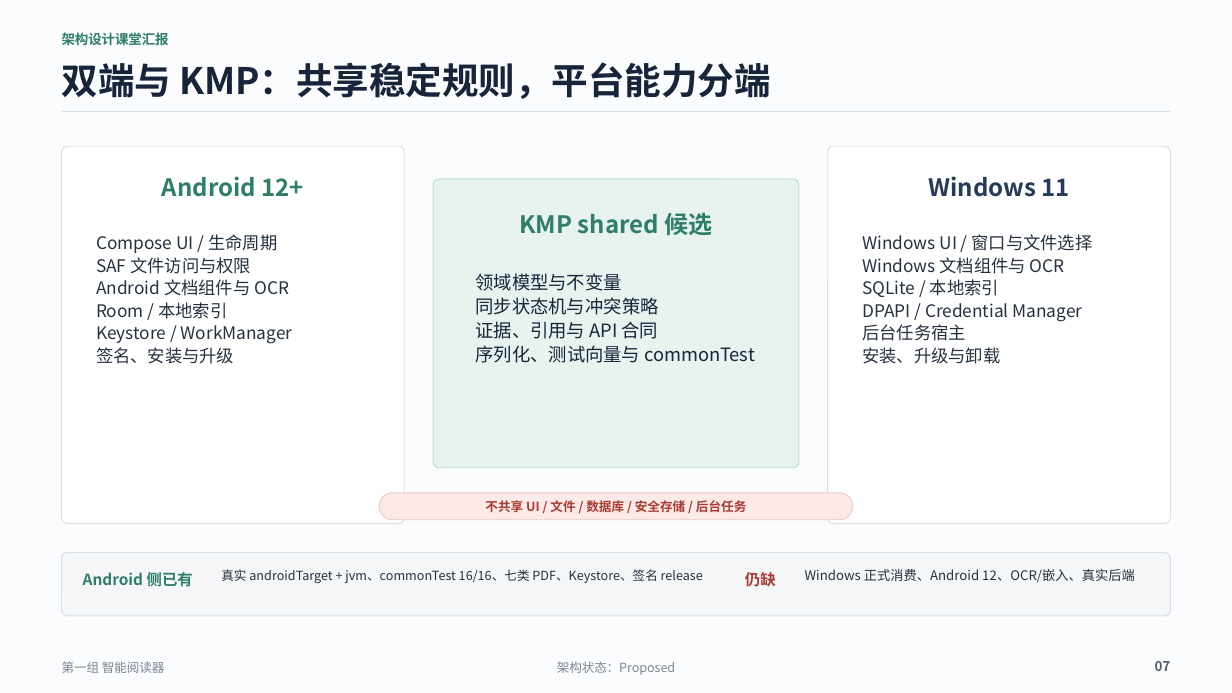
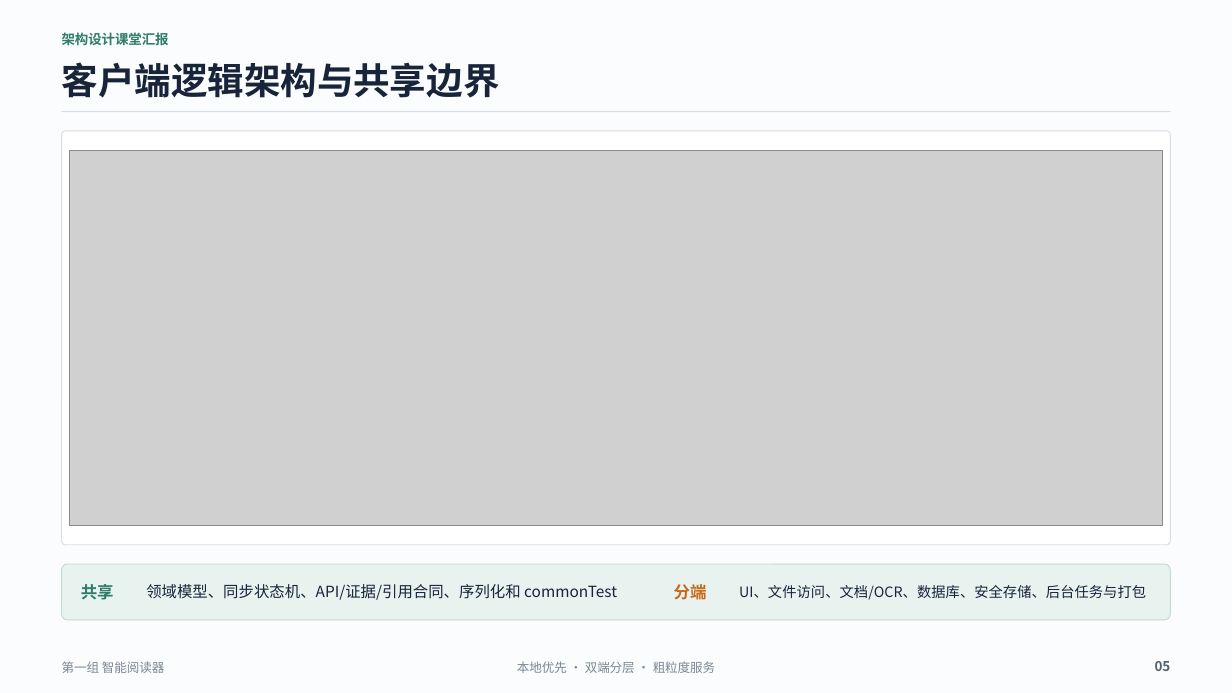
Before and after one commit to Aut-172/Intelligent-Reader, a slide deck: slide 5 of docs/架构设计/阶段成果-V0.4-双端需求补充/06-汇报PPT-1组-智能阅读器.pptx (slide 7 before the commit). Drawn at 1232x693 pixels with LibreOffice and Linux fonts; fonts in the diff are those of the drawing; grey boxes stand for pictures. Boxes give left, top, right and bottom in pixels: in the first picture for what was removed or moved away, otherwise in the second. Text is boxed around its words. In the diff, an @@ line names an element or a change of style, - is before the commit and + after.

Commit message:
docs: 完善架构设计课堂汇报与拆分图

```diff
--- a/docs/架构设计/阶段成果-V0.4-双端需求补充/06-汇报PPT-1组-智能阅读器.pptx
+++ b/docs/架构设计/阶段成果-V0.4-双端需求补充/06-汇报PPT-1组-智能阅读器.pptx
@@ text at (62, 62, 500, 98): text changed @@
-双端与 KMP：共享稳定规则，平台能力分端
+客户端逻辑架构与共享边界
@@ rounded rectangle: place and size @@
-rounded rectangle at (433, 179, 799, 468)
+rounded rectangle at (62, 131, 1171, 545)
@@ rounded rectangle at (62, 131, 1171, 545): fill #E8F3EF to #FFFFFF; outline #BFDCCF 0.75 pt to #D8DEE6 0.75 pt; proportions changed @@
@@ rounded rectangle removed at (62, 146, 405, 523) @@
@@ rounded rectangle removed at (828, 146, 1171, 523) @@
@@ picture added at (69, 151, 1163, 526) @@
@@ text removed at (162, 176, 303, 197) @@
-Android 12+
@@ text removed at (928, 176, 1069, 197) @@
-Windows 11
@@ text removed at (96, 234, 293, 364) @@
-Compose UI / 生命周期
-SAF 文件访问与权限
-Android 文档组件与 OCR
-Room / 本地索引
-Keystore / WorkManager
-签名、安装与升级
@@ text removed at (519, 212, 712, 235) @@
-KMP shared 候选
@@ text removed at (862, 234, 1093, 364) @@
-Windows UI / 窗口与文件选择
-Windows 文档组件与 OCR
-SQLite / 本地索引
-DPAPI / Credential Manager
-后台任务宿主
-安装、升级与卸载
@@ rounded rectangle removed at (379, 493, 852, 519) @@
-不共享 UI / 文件 / 数据库 / 安全存储 / 后台任务
@@ rounded rectangle: place and size @@
-rounded rectangle at (62, 553, 1171, 616)
+rounded rectangle at (62, 564, 1171, 619)
@@ rounded rectangle at (62, 564, 1171, 619): fill #F4F6F8 to #E8F3EF; outline #D8DEE6 0.75 pt to #BFDCCF 0.75 pt; proportions changed @@
@@ text removed at (221, 569, 703, 583) @@
-真实 androidTarget + jvm、commonTest 16/16、七类 PDF、Keystore、签名 release
@@ text removed at (805, 569, 1135, 583) @@
-Windows 正式消费、Android 12、OCR/嵌入、真实后端
@@ text added at (81, 584, 114, 600), 12.8 pt, text #2F7D6B, bold @@
+共享
@@ text removed at (83, 572, 193, 587) @@
-Android 侧已有
@@ text at (146, 584, 617, 600): text changed; size 14.2 to 12 pt @@
-领域模型与不变量
-同步状态机与冲突策略
-证据、引用与 API 合同
-序列化、测试向量与 commonTest
+领域模型、同步状态机、API/证据/引用合同、序列化和 commonTest
@@ text "领域模型、同步状态机、API/证据/引用合同、序列化和 commonTest" at (146, 584, 617, 600): vertical alignment top to middle @@
@@ text added at (674, 584, 707, 600), 12.8 pt, text #C66A1B, bold @@
+分端
@@ text added at (739, 585, 1146, 600), 11.1 pt, text #17243A @@
+UI、文件访问、文档/OCR、数据库、安全存储、后台任务与打包
@@ text removed at (745, 572, 776, 587) @@
-仍缺
@@ text added at (517, 661, 715, 673), 9.8 pt, text #7B8794 @@
+本地优先 · 双端分层 · 粗粒度服务
@@ text removed at (557, 661, 675, 675) @@
-架构状态：Proposed
@@ text at (1155, 661, 1171, 671): text changed @@
-07
+05
```
Also in this commit, not shown: 7 other slides changed, 4 slides added, 4 slides removed, 11 other files.
